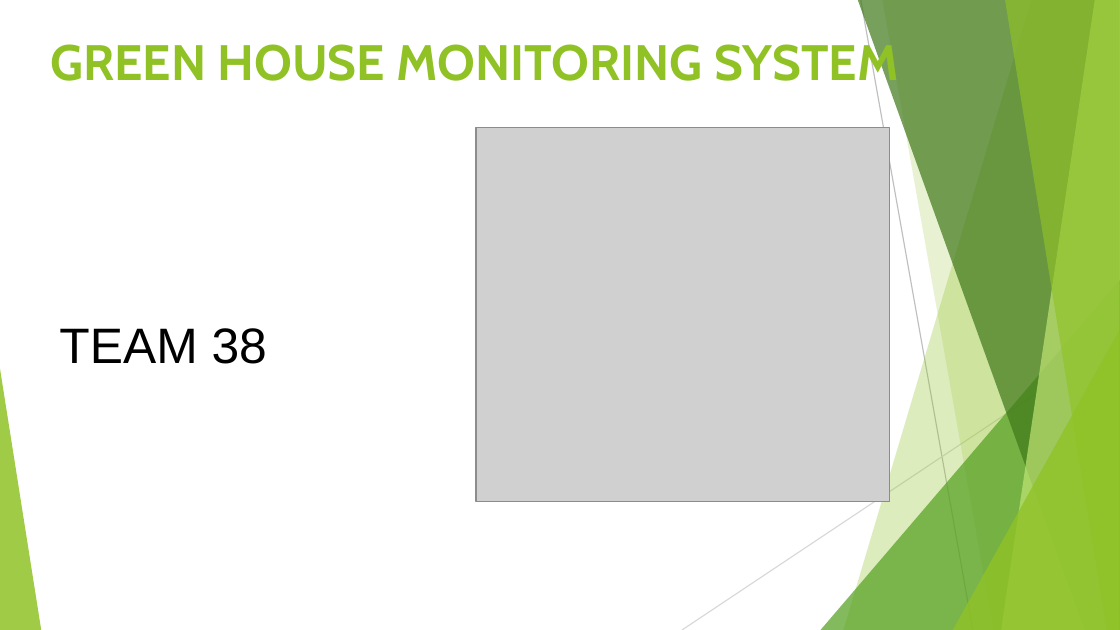
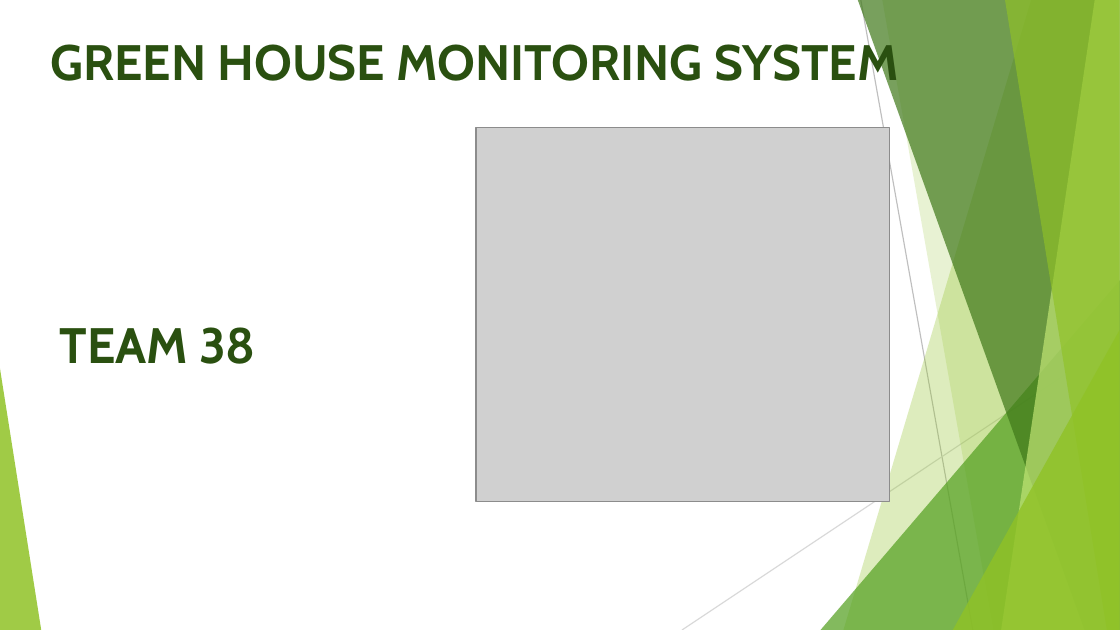
Before and after one commit to AthulRajuGit/2021_IBM_Code_Challenge_Greeenhouse_Monitoring_System, a slide deck: slide 1 of PRESENTATION/IBM PPT (1).pptx. Drawn at 1120x630 pixels with LibreOffice and Linux fonts; fonts in the diff are those of the drawing; grey boxes stand for pictures. Boxes give left, top, right and bottom in pixels: in the first picture for what was removed or moved away, otherwise in the second. Text is boxed around its words. In the diff, an @@ line names an element or a change of style, - is before the commit and + after.

```diff
--- a/PRESENTATION/IBM PPT (1).pptx
+++ b/PRESENTATION/IBM PPT (1).pptx
@@ title "GREEN HOUSE MONITORING SYSTEM" at [50, 39, 899, 91]: text colour #90C226 to #2A5010 @@
@@ text "TEAM 38" at [59, 327, 256, 364]: font Arial to Cabin, text colour #000000 to #2A5010, bold on @@
```
Also in this commit, not shown: 9 other slides changed.
